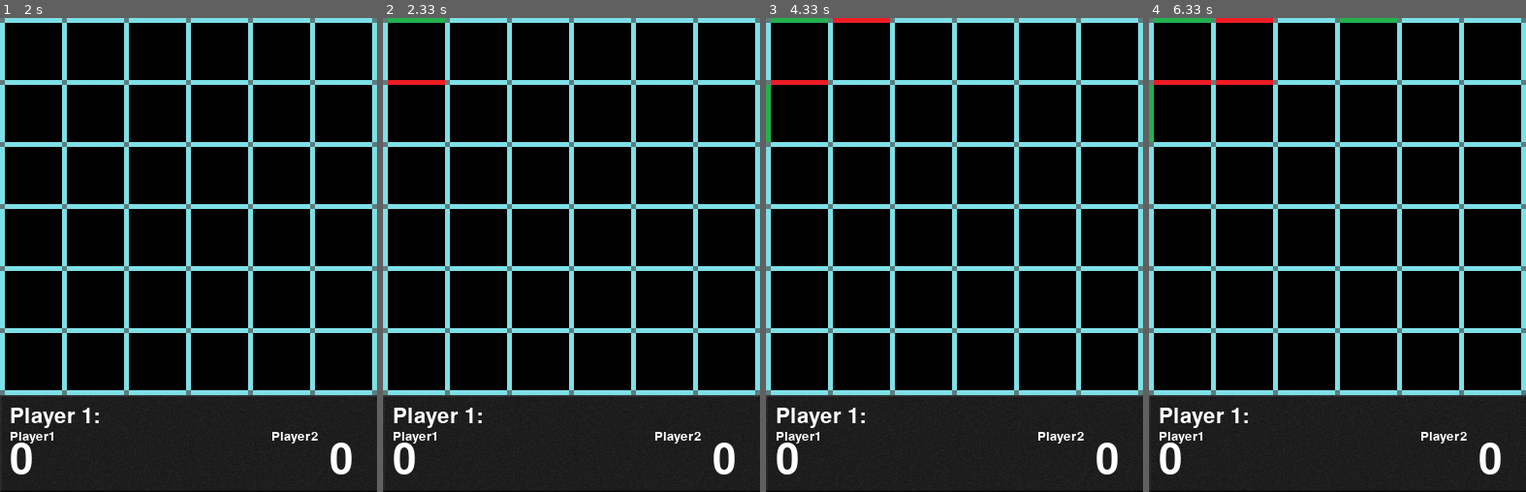
Above: before the commit, frames 1-4 (left to right).
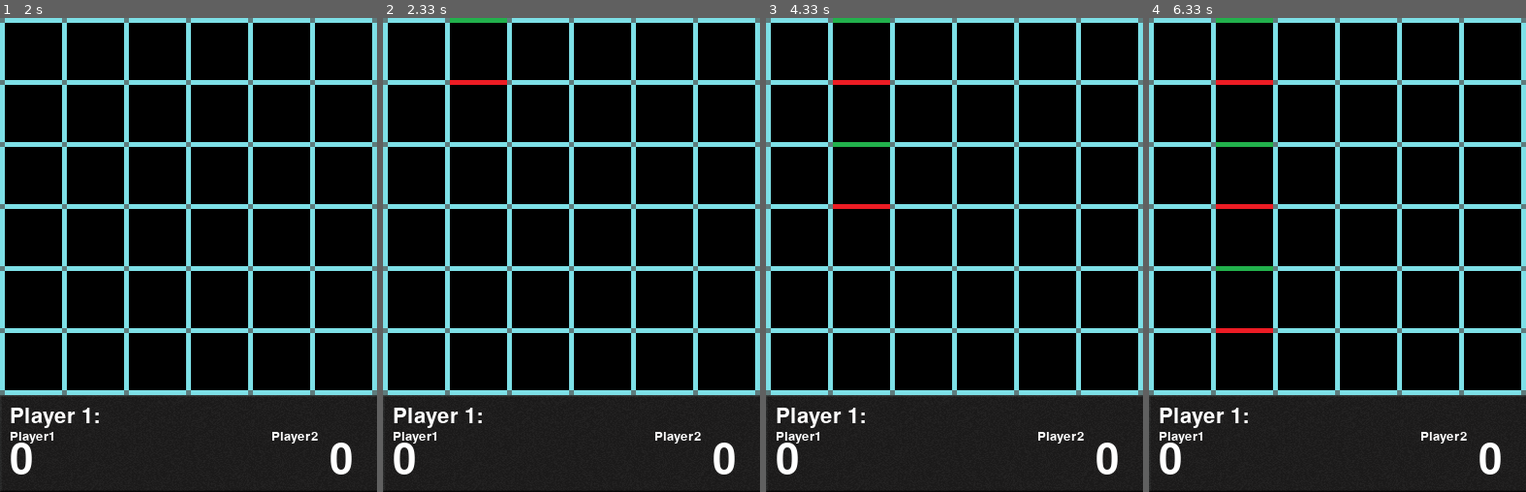
Above: after the commit, the same moments.

Repository: nediamond/dotsandboxes-ai
Game: pygame game, started from file1.GUI.py
The game is run twice, just before and just after one commit, with the same random seed, the same clock (stepped at 60 frames per second) and the same inputs. The source is Python 2; it was converted automatically to run under Python 3.
Inputs:
- Up to frame 1 (2 s): no input
- Up to frame 2 (2.33 s): no input
- Up to frame 3 (4.33 s): no input
- Up to frame 4 (6.33 s): no input

Frame 1 is identical in both runs. In frame 2, 0.6% of the frame differs, in the area x 1-33%, y 0-15%; in frame 3, 1.1%; in frame 4, 1.4%, in the area x 0-66%, y 0-67%.

Commit message:
bad n bougee

Diff:
--- a/file1.GUI.py
+++ b/file1.GUI.py
@@ -281,28 +281,18 @@
 	def player1(self):
 		temp_h=self.boardh
 		temp_v=self.boardv
-		next_move=self.other_minimax();
-
-		#next_move_alpha=self.alphabetapruning();
-
-
-		self.make_move(next_move,0);
-		print 'move_made by player 1',next_move
 		# next_move=self.list_possible_moves(temp_h,temp_v);
-
 		# best_move=next_move[0];
 		# best_score=0;
-
 		# for move in next_move:
-
-		#     temp_h,temp_v,score=self.next_state(move,temp_h,temp_v);
-
-		#     if(score>best_score):
-		#         best_score=score;
-		#         best_move=move;
-
-
-		# self.make_move(best_move,0);
+		# 	temp_h,temp_v,score=self.next_state(move,temp_h,temp_v);
+		# 	if(score>best_score):
+		# 		best_score=score;
+		# 		best_move=move;
+		pos_moves = self.list_possible_moves(temp_h,temp_v);
+		ratings = map(lambda move: self.local_evaluate(move), pos_moves)
+		best_move = pos_moves[ratings.index(max(ratings))]
+		self.make_move(best_move,0);
 
 	'''
 	You will make changes to the code from this part onwards
@@ -315,7 +305,7 @@
 		'''
 
 		## change the next line of minimax/ aplpha-beta pruning according to your input and output requirments
-		next_move=self.minimax(1, 1)[0];
+		next_move=self.minimax(1, 1);
 		#next_move_alpha=self.alphabetapruning();
 
 
@@ -326,102 +316,45 @@
 	Write down the code for minimax to a certain depth do no implement minimax all the way to the final state.
 	'''
 
-	# def pos_next_state_generator(move,state_h,state_v):
-	#     temp_h=self.boardh
-	#     temp_v=self.boardv
-	#     for x,y in product(range(len(state_h)),range(len(state_v))):
-	#         if state_h[x][y] == False:
-	#             yield self.next_state([x, y, 1],temp_h,temp_v):
-	#         if state_v[x][y] == False:
-
-	# needs to return just move, not tuple
-	# todo: examine this guys helper functions (possible moves, incrmentscore)
-	# USE STACK NOT RECURSION!!
-	# Pruning strat: dynamic depth based on len(pos_moves)?
-	# Maybe evluate should always eval wrt to player two
-	# Deep cutoff, iterative deepening?
-	def minimax(self, depth, player_id, pmove=None):
-		if pmove:
-			self.make_move_noviz(pmove, (player_id+1)%2)
-
-		pos_moves = self.list_possible_moves(self.boardh,self.boardv)
-
-		if len(pos_moves) == 1:
-			score = self.score_player2 if player_id else self.score_player1
-			retval = (pos_moves[0], (score*4)+4)
-
-		elif depth == 0:
-			move = max(pos_moves, key=lambda move: self.evaluate(move,self.boardh,self.boardv))
-			self.make_move_noviz(move, player_id)
-			score = self.score_player2 if player_id else self.score_player1
-			retval = (move, (score*4)+self.evaluate(move,self.boardh,self.boardv))
-			self.unmake_move_noviz(move, player_id)
-
+	def minimax(self, depth, player_id):
+		return self._minimax(depth, player_id)[0]
+
+	# returns tuples of (move,value)
+	def _minimax(self, depth, player_id):
+		pos_moves = self.list_possible_moves(self.boardh, self.boardv)
+
+		if depth == 0 or len(pos_moves)<=2:
+			moves = map(lambda move: (move, self.evaluate(move, player_id)), pos_moves)
+			return max(moves, key=lambda x: x[1])
 		else:
-			op_moves = map(lambda x: self.minimax(depth-1, (player_id+1)%2, pmove=x), pos_moves)
-			move = pos_moves[op_moves.index(min(op_moves, key=lambda x:x[1]))]
-			self.make_move_noviz(move, player_id)
-			score = self.score_player2 if player_id else self.score_player1
-			retval = (move, (score*4)+self.evaluate(move,self.boardh,self.boardv))
-			self.unmake_move_noviz(move, player_id)
-
-		if pmove:
-			self.unmake_move_noviz(pmove, (player_id+1)%2)
-
-		return retval
-
-	def make_move_noviz(self, move, player_id):
-		self.make_move_noscore(move)
-		if(player_id==0):
-			self.score_player1 += self.increment_score(move,self.boardh,self.boardv)
-		if(player_id==1):
-			self.score_player2 += self.increment_score(move,self.boardh,self.boardv)
-
-
-	def unmake_move_noviz(self, move, player_id):
-		self.unmake_move(move)
-		if(player_id==0):
-			self.score_player1 -= self.increment_score(move,self.boardh,self.boardv)
-		if(player_id==1):
-			self.score_player2 -= self.increment_score(move,self.boardh,self.boardv)
-
-
-	def other_minimax(self):
-		temp_h=self.boardh
-		temp_v=self.boardv
-		pos_moves = self.list_possible_moves(temp_h,temp_v);
-		ratings = map(lambda move: self.evaluate(move, temp_h, temp_v), pos_moves)
-
-		return pos_moves[ratings.index(max(ratings))]
-	# def other_minimax(self):
-	#     temp_h=self.boardh
-	#     temp_v=self.boardv
-	#     pos_moves = self.list_possible_moves(temp_h,temp_v);
-	#     best_moves, ratings = zip(*self.alphabetapruning(pos_moves, ratings))
-	#     exp_scores = []
-	#     for move in best_moves:
-	#         move_q = [move]
-	#         pos_moves.remove(move)
-
-	#         for _move in move_q:
-	#             pos_moves.append(_move)
-
-	#     return choice(best_moves)
-	# '''
-	# Chenge the alpha beta pruning function to return the optimal move .
-	# '''
-	# def alphabetapruning(self, moves, ratings):
-	# 	max_rating = max(ratings)
-	# 	#best_moves = filter(lambda x: x[1]>=max_rating-2, zip(moves, ratings))
-	# 	best_moves = filter(lambda x: x[1]==max_rating, zip(moves, ratings))
-
-	# 	return best_moves;
+			move_vals = []
+			for move in pos_moves:
+				self.make_move_noviz(move, player_id)
+				op_moves = self.list_possible_moves(self.boardh, self.boardv)
+				op_move_vals = []
+				for opmove in op_moves:
+					self.make_move_noviz(opmove, (player_id+1)%2)
+					op_move_val = self._minimax(depth-1, player_id)[1]
+					op_move_vals.append(op_move_val - self.local_evaluate(opmove))
+					self.unmake_move_noviz(opmove, (player_id+1)%2)
+				op_move_val = min(op_move_vals)
+				move_vals.append(op_move_val + self.local_evaluate(move))
+				self.unmake_move_noviz(move, player_id)
+			move_val = max(move_vals)
+			move = pos_moves[move_vals.index(move_val)]
+			return (move, move_val)
+
+	'''
+	Chenge the alpha beta pruning function to return the optimal move .
+	'''
+	def alphabetapruning(self):
+		return [0,0,0];
 
 	'''
 	Write down you own evaluation strategy in the evaluation function
 
 	open to tweaking:
-	+3 for each new completed square
+	+4 for each new completed square
 	+1 for each new half completed square
 	-2 for each new 3/4 completed square
 	'''
@@ -429,10 +362,24 @@
 		if numsides == 4: return 4
 		if numsides == 2: return 1
 		if numsides == 3: return -2 # is making 2 threes better than making 1 three?
-		if numsides == 1: return 0
+		if numsides <= 1: return 0
 
 	# can simplify/remove if statements here
-	def evaluate(self, move,state_h,state_v):
+	def evaluate(self, move, player_id):
+		self.make_move_noviz(move, player_id)
+		if player_id:
+			score = self.score_player2
+			op_score = self.score_player1
+		else:
+			score = self.score_player1
+			op_score = self.score_player2
+		self.unmake_move_noviz(move, player_id)
+
+		return self._evaluate(4)*(score-op_score) + self.local_evaluate(move)
+
+	def local_evaluate(self, move):
+		state_h = self.boardh
+		state_v = self.boardv
 		x = move[0]
 		y = move[1]
 		if move[2]==0: # Vertical, need to check top and bottom squares
@@ -471,6 +418,21 @@
 		except NameError:
 			raise Exception("Unexpected Orientation Value When Evaluating Move")
 
+
+	def make_move_noviz(self, move, player_id):
+		self.make_move_noscore(move)
+		if(player_id==0):
+			self.score_player1 += self.increment_score(move,self.boardh,self.boardv)
+		if(player_id==1):
+			self.score_player2 += self.increment_score(move,self.boardh,self.boardv)
+
+	def unmake_move_noviz(self, move, player_id):
+		self.unmake_move(move)
+		if(player_id==0):
+			self.score_player1 -= self.increment_score(move,self.boardh,self.boardv)
+		if(player_id==1):
+			self.score_player2 -= self.increment_score(move,self.boardh,self.boardv)
+
 	def make_move_noscore(self, move):
 		xpos=move[0];
 		ypos=move[1];
@@ -489,36 +451,11 @@
 		if(move[2]==0):
 			self.boardv[xpos][ypos]=False;
 
-	# Independently evaluates a set of moves after another set of moves have been applied
-	def evaluate_moves_after_moves(self, prev_move_queue, movelist, state_h, state_v):
-		for pmove in prev_move_queue:
-			self.make_move_noscore(pmove)
-
-		retval = map(lambda move: self.evaluate(move, state_h, state_v), movelist)
-
-		for pmove in prev_move_queue:
-			self.unmake_move(pmove)
-
-		return retval
-
-	def list_moves_after_moves(self, prev_move_queue, state_h, state_v):
-		for pmove in prev_move_queue:
-			self.make_move_noscore(pmove)
-
-		retval = self.list_possible_moves(state_h, state_v)
-
-		for pmove in prev_move_queue:
-			self.unmake_move(pmove)
-
-		return retval
-
-
-
 bg=BoxesandGridsGame();
 while (bg.game_ends(bg.boardh,bg.boardv)==False):
 	bg.update();
-	print 'Player1 score:',bg.score_player1;
-	print 'Player2 score:',bg.score_player2;
+	print 'Player1 :score',bg.score_player1;
+	print 'Player2:score',bg.score_player2;
 	time.sleep(2)
 time.sleep(10)
 pygame.quit()
